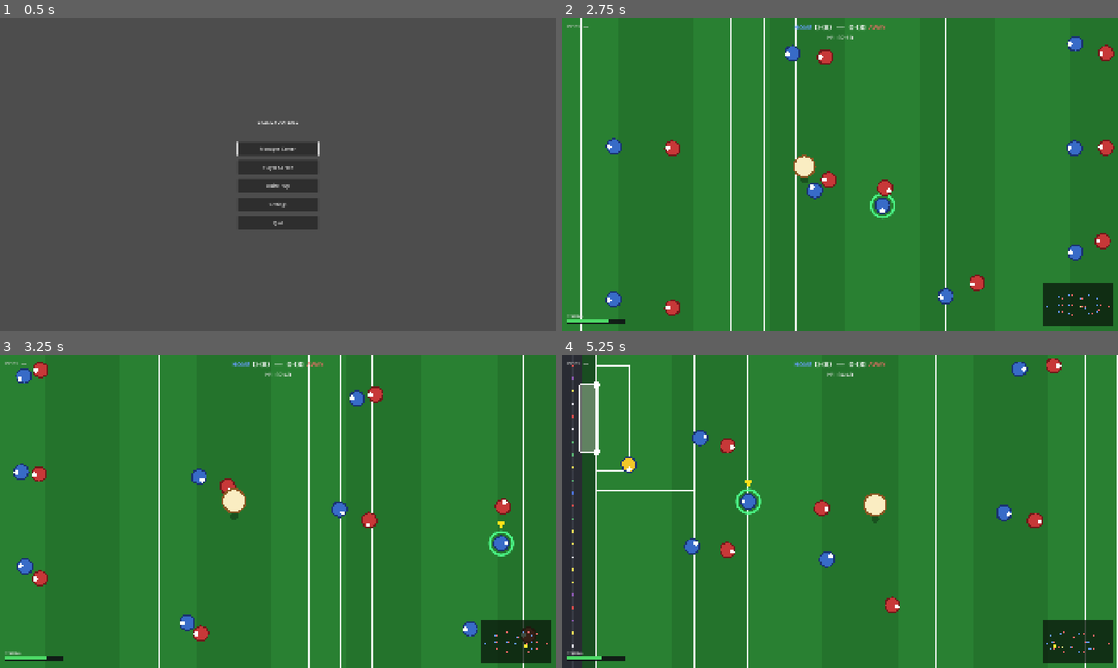
Above: before the commit, frames 1-4 (two rows, left to right).
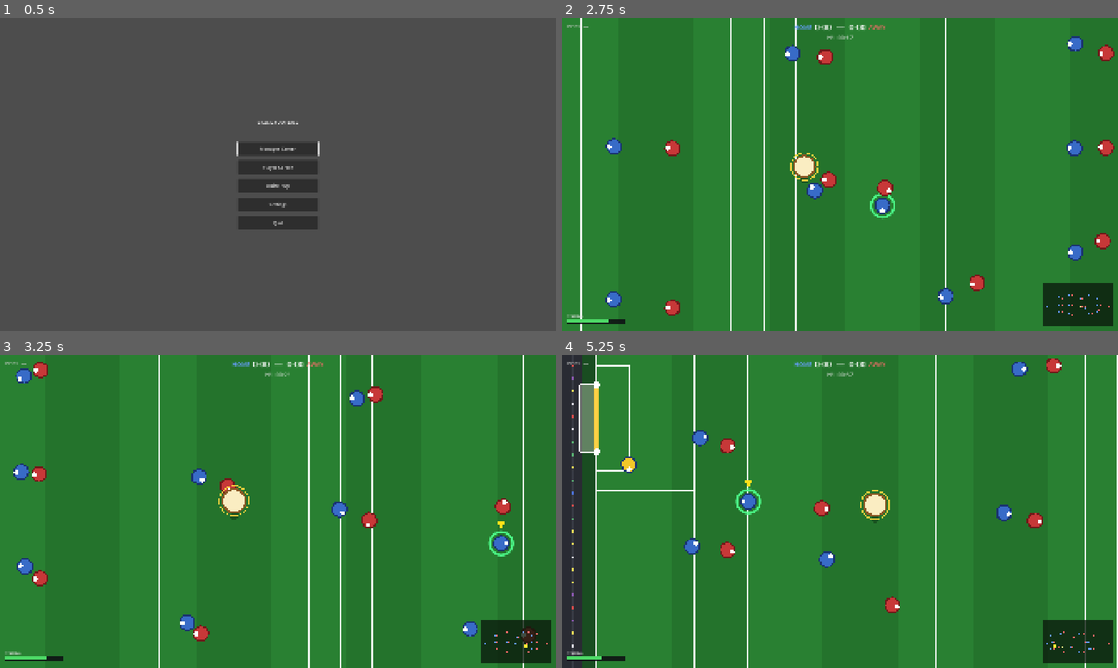
Above: after the commit, the same moments.

Repository: cathalging/gaelic-football
Game: Godot game, scene res://ui/main_menu/main_menu.tscn
Same seed, same stepped clock (60 frames per second), same inputs: the game is played once before the commit and once after it.
Inputs (mouse positions are in pixels of both pictures, inside the frame that each line leads up to):
- Up to frame 1 (0.5 s): no input
- Up to frame 2 (2.75 s): click "Quick Play" at 0.5 s; tap Enter at 1.25 s; move the mouse to (962, 158) at 1.27 s; press the mouse at (962, 158) at 1.28 s; hold D (move_right) 1.28-2.03 s; right-click (962, 158) at 1.55 s; move the mouse to (728, 190) at 2.02 s; release the mouse at (728, 190) at 2.03 s; hold S (move_down) from 2.03 s (still down); right-click (728, 190) at 2.1 s; click (728, 190) at 2.3 s
- Up to frame 3 (3.25 s): move the mouse to (333, 442) at 2.77 s; release S (move_down) at 2.78 s; hold D (move_right) from 2.78 s (still down); hold Right mouse button (shoot) from 2.78 s (still down); tap V (bounce) at 2.85 s; click (333, 442) at 2.92 s
- Up to frame 4 (5.25 s): move the mouse to (812, 574) at 3.52 s; release D (move_right) at 3.53 s; release Right mouse button (shoot) at 3.53 s; hold W (move_up) 3.53-4.28 s; tap E (jockey) at 3.6 s; click (812, 574) at 3.8 s; move the mouse to (1006, 558) at 4.27 s; press the mouse at (1006, 558) at 4.28 s; hold A (move_left) from 4.28 s (still down); right-click (1006, 558) at 4.55 s; move the mouse to (673, 464) at 5.02 s; release the mouse at (673, 464) at 5.03 s; right-click (673, 464) at 5.1 s

Frame 1 is identical in both runs. In frame 2, less than 0.1% of the frame differs, in the area x 41-53%, y 5-53%; in frame 3, less than 0.1%; in frame 4, 0.3%, in the area x 5-59%, y 5-53%.

Commit message:
Longer matches, swept height-based scoring, sweet-spot shooting
- Slow real:game clock ratio (CLOCK_SPEED 60->8) for multi-minute halves
- Rewrite scoring: sweep ball path across the goal line between frames with
  a small boundary margin; classify point vs goal by interpolated arc height
  at the crossing, not attempt intent; passes no longer score
- Sweet-spot power bar: faster fill, overcharge sprays the shot; HUD marker
- Faster carry step counter (STEP_DISTANCE 150->125)
- No set-piece/kickout countdown for a human taker; AI delays before kicking
- Crossbar drawn in warm colour; ball gains a ring when above crossbar height
- Document match feel/timing tunables in CLAUDE.md

Co-Authored-By: Claude Opus 4.8 <noreply@anthropic.com>

Diff:
--- a/scenes/match/ai_player.gd
+++ b/scenes/match/ai_player.gd
@@ -25,7 +25,7 @@
 const PICK_RADIUS   := 42.0
 const PLAYER_RADIUS := 14.0
 const MAX_STEPS     := 4.0
-const STEP_DISTANCE := 150.0
+const STEP_DISTANCE := 125.0   # px of carry per "step" — lower = counter fills faster
 
 # Solo dip — a solo (toe-to-hand) is unlimited but momentarily checks your stride,
 # dropping you to a slow speed for a split second. A bounce/hop has no such cost
@@ -134,11 +134,15 @@
 # Human input timing
 const TAP_THRESHOLD    := 0.20  # seconds — tap vs hold for pass and shoot
 const SHOOT_DOUBLE_TAP := 0.28  # window to register a 2nd shoot tap (goal attempt)
-const SHOOT_MAX_HOLD   := 1.2   # hold time that maps to full power
+const SHOOT_MAX_HOLD   := 0.8   # hold time that maps to full power — short, so the bar fills fast
 
 # Shooting skill (Group B). A shot drifts more the harder it is — long range and
 # tight marking spray it wide — so picking the right moment to shoot is the skill.
 const MAX_SHOT_SPREAD  := 0.13   # radians of aim error on the hardest shot
+# Overcharge — holding the shot bar to the very top sprays it. There's a sweet spot
+# just below full power, so you can't mash to max every time; release a touch early.
+const OVERCHARGE_KNEE   := 0.82  # power above which accuracy starts to fall away
+const OVERCHARGE_SPREAD := 0.12  # extra radians of aim error at full (overcharged) power
 const FIST_RANGE       := 150.0  # within this, a hand pass at goal is a fisted finish
 const FIRST_TIME_RANGE := 62.0   # strike a loose / incoming ball first-time within this
 
@@ -748,19 +752,21 @@
 func _shoot_ball(dir: Vector2, power: float, is_goal: bool) -> void:
 	ball.shooter         = self
 	ball.last_touch_team = team
-	var spread := _shot_spread()
+	var spread := _shot_spread(power)
 	var aimed := dir.rotated(_shot_rng.randf_range(-spread, spread))
 	ball.release_kick(aimed.normalized(), power, is_goal)
 
 
 ## Aim error (radians) for the current shot: farther from goal and tighter marking
-## both spray it wider, so a good shot is a well-chosen one.
-func _shot_spread() -> float:
+## both spray it wider, so a good shot is a well-chosen one. Overcharging the power
+## bar (releasing right at the top) adds spread on top, so there's a sweet spot.
+func _shot_spread(power: float) -> float:
 	var dist := global_position.distance_to(_goal_centre)
 	var range_factor := clampf(dist / POINT_RANGE, 0.0, 1.0)
 	var pressure := 1.0 - clampf(_nearest_enemy_distance() / PRESSURE_RADIUS, 0.0, 1.0)
 	var difficulty := clampf(range_factor * 0.7 + pressure * 0.5, 0.0, 1.0)
-	return difficulty * MAX_SHOT_SPREAD
+	var overcharge := clampf((power - OVERCHARGE_KNEE) / (1.0 - OVERCHARGE_KNEE), 0.0, 1.0)
+	return difficulty * MAX_SHOT_SPREAD + overcharge * OVERCHARGE_SPREAD
 
 
 ## The opposing goalkeeper, if any — used to place goal shots away from them.
--- a/scenes/match/ball.gd
+++ b/scenes/match/ball.gd
@@ -34,6 +34,12 @@
 var vertical_speed  := 0.0
 const GRAVITY       := 560.0  # px / s² (gentler = longer hang time so shots carry over the line)
 
+## Arc height (px) of the crossbar. A shot crossing the goal line ABOVE this is a
+## point (over the bar); AT or BELOW it is a goal (driven in under the bar).
+## match_scene reads this to score, and _draw rings the ball once it clears this
+## height so "over the bar" reads at a glance.
+const CROSSBAR_HEIGHT := 30.0
+
 ## Steady lateral push (px/s²) applied to a ball in flight, set once per match by
 ## match_scene. Long kicks drift with it; short hand passes barely feel it.
 var wind := Vector2.ZERO
@@ -42,6 +48,7 @@
 const RADIUS  := 11.0
 const C_SEAM  := Color(0.55, 0.34, 0.14)
 const C_INNER := Color(0.98, 0.93, 0.76)
+const C_OVER_BAR := Color(1.0, 0.85, 0.25, 0.9)  # halo when the ball is over crossbar height
 
 
 func _physics_process(delta: float) -> void:
@@ -103,6 +110,7 @@
 	height       = 6.0
 	vertical_speed = 40.0   # tiny loft so it reads as airborne
 	is_goal_attempt = false
+	shooter      = null     # a pass is not a shot — it can't register a score
 
 
 ## Kicked pass — flatter than a shot, but with far more range than a hand pass: a
@@ -111,6 +119,7 @@
 	carrier        = null
 	ball_state     = State.FLYING
 	is_goal_attempt = false
+	shooter        = null   # a pass is not a shot — it can't register a score
 	velocity       = direction * lerpf(440.0, 900.0, power)
 	vertical_speed = lerpf(120.0, 200.0, power)
 	height         = 5.0
@@ -149,3 +158,8 @@
 	var c := Vector2(0.0, lift)
 	draw_circle(c, RADIUS * scale,         C_SEAM)
 	draw_circle(c, (RADIUS - 1.8) * scale, C_INNER)
+
+	# Over the crossbar — ring the ball so "this is a point, sailing over the bar"
+	# reads instantly (and a driven goal attempt staying under the bar does not).
+	if height > CROSSBAR_HEIGHT:
+		draw_arc(c, RADIUS * scale + 4.0, 0.0, TAU, 24, C_OVER_BAR, 2.0)
--- a/scenes/match/hud.gd
+++ b/scenes/match/hud.gd
@@ -46,6 +46,7 @@
 func _ready() -> void:
 	_power_bar.visible   = false
 	_event_label.visible = false
+	_setup_power_marker()
 	update_score(0, 0, 0, 0)
 	_setup_clock_label()
 	_setup_status_label()
@@ -171,6 +172,23 @@
 func set_clock(text: String) -> void:
 	if _clock_label:
 		_clock_label.text = text
+
+
+## Mark the shot sweet spot on the power bar: release at or just before this line
+## for the most accurate shot; holding past it (overcharging) sprays it. Kept in
+## sync with the shot model via AIPlayer.OVERCHARGE_KNEE so there's one source.
+func _setup_power_marker() -> void:
+	var marker := ColorRect.new()
+	marker.color         = Color(0.20, 0.95, 0.45, 0.95)
+	marker.layout_mode   = 1   # LAYOUT_MODE_ANCHORS
+	marker.anchor_left   = AIPlayer.OVERCHARGE_KNEE
+	marker.anchor_right  = AIPlayer.OVERCHARGE_KNEE
+	marker.anchor_top    = 0.0
+	marker.anchor_bottom = 1.0
+	marker.offset_left   = -2.0
+	marker.offset_right  =  2.0
+	marker.mouse_filter  = Control.MOUSE_FILTER_IGNORE
+	_power_bar.add_child(marker)
 
 
 ## Show the power bar filled 0..1. Called every frame while a button is held.
--- a/scenes/match/match_scene.gd
+++ b/scenes/match/match_scene.gd
@@ -11,6 +11,7 @@
 const HALF_LENGTH   := 900.0     # must match pitch.gd
 const HALF_WIDTH    := 560.0     # must match pitch.gd
 const GOAL_HW       := 58.0      # must match pitch.gd (widened so low shots can score)
+const SCORE_MARGIN  := 8.0       # px of leeway outside the posts that still counts a score
 const HALF_DURATION := 30.0 * 60.0  # 30 game-minutes in game-seconds
 
 # ── Referee geometry (px from the relevant goal/end line; ~13 px/m) ─────────────
@@ -21,7 +22,10 @@
 const FORTY_FIVE_X   := 315.0    # |x| of the 45 m line (900 − 585; see pitch.gd)
 const PENALTY_DIST   := 143.0    # penalty spot, 11 m out from goal
 const SET_PIECE_RETREAT := 170.0 # opposition must stand 13 m back from the ball
-const SET_PIECE_COUNTDOWN := 3.0 # ball placed, then a 3-second countdown before play resumes
+# A player taking a set piece / kickout has no countdown — they take it in their
+# own time. An AI taker instead waits this long before kicking, so the human gets
+# a beat to read the restart and react rather than being caught by an instant kick.
+const AI_SET_PIECE_DELAY := 1.5  # seconds an AI taker waits before kicking
 
 # ── Play / set-piece state ──────────────────────────────────────────────────────
 # LIVE      — open play.
@@ -115,8 +119,9 @@
 var _contest_defender: AIPlayer = null
 var _contest_victim:   AIPlayer = null
 
-## 1.0 = real-time 30-minute halves.  60.0 = 1 real-second per game-minute (testing).
-const CLOCK_SPEED   := 60.0
+## Game-minutes elapsed per real second. 1.0 = real-time 30-minute halves;
+## higher = faster. 8.0 → ~3m45s real per half (~7.5-minute match plus breaks).
+const CLOCK_SPEED   := 8.0
 
 var _home_goals  := 0
 var _home_points := 0
@@ -691,6 +696,11 @@
 
 var _save_rolled := false   # at most one save attempt per shot
 
+# Previous-frame ball state, for a swept goal-line test so a score is registered
+# even on the frame a fast (or just-landing) shot crosses the line.
+var _prev_ball_pos    := Vector2.ZERO
+var _prev_ball_height := 0.0
+
 func _check_keeper_save() -> void:
 	if _ball.ball_state != Ball.State.FLYING or not _ball.is_goal_attempt:
 		_save_rolled = false
@@ -728,29 +738,57 @@
 
 # ── Scoring ────────────────────────────────────────────────────────────────────
 
+## Register a score by sweeping the ball's path against each goal line. Using the
+## crossing point (not the post-line position) keeps points that drift on the wind
+## or land right at the line from being lost. Over the crossbar = point; driven in
+## under it = goal. Only a struck shot can score — a pass that drifts over cannot.
 func _check_scoring() -> void:
-	if _ball.ball_state != Ball.State.FLYING:
-		return
-	var bx := _ball.global_position.x
-	var by := _ball.global_position.y
-	if abs(by) >= GOAL_HW:
-		return  # outside posts
-	if bx < -HALF_LENGTH:
-		# Away (team 1) attacks the left goal.
-		if _square_ball(1):
-			_award_square_ball(0)
-		else:
-			_score_for_away()
-	elif bx > HALF_LENGTH:
-		# Home (team 0) attacks the right goal.
-		if _square_ball(0):
-			_award_square_ball(1)
-		else:
-			_score_for_home()
-
-
-func _score_for_home() -> void:
-	if _ball.is_goal_attempt:
+	var cur := _ball.global_position
+	var prev := _prev_ball_pos
+	var prev_h := _prev_ball_height
+	_prev_ball_pos    = cur
+	_prev_ball_height = _ball.height
+
+	if _ball.shooter == null:
+		return   # not a shot — passes and clearances can't score
+	# A ball merely rolling on the ground can't score; allow it while airborne or on
+	# the very frame it touches down at the line (prev frame still had height).
+	if _ball.ball_state != Ball.State.FLYING and prev_h <= 0.0:
+		return
+
+	# Which goal line, if any, did the path cross this frame?
+	var goal_sign := 0.0
+	if prev.x < HALF_LENGTH and cur.x >= HALF_LENGTH:
+		goal_sign = 1.0
+	elif prev.x > -HALF_LENGTH and cur.x <= -HALF_LENGTH:
+		goal_sign = -1.0
+	else:
+		return
+
+	var line_x := goal_sign * HALF_LENGTH
+	var denom := cur.x - prev.x
+	var t := clampf((line_x - prev.x) / denom, 0.0, 1.0) if absf(denom) > 0.001 else 1.0
+	var cross_y := lerpf(prev.y, cur.y, t)
+	if absf(cross_y) > GOAL_HW + SCORE_MARGIN:
+		return   # wide — _check_out_of_bounds will award the kickout / 45
+
+	var attacking := 0 if goal_sign > 0.0 else 1
+	var defending := _other_team(attacking)
+	# Over the bar (or a lofted point) = point; driven in under the bar = goal.
+	var cross_h := lerpf(prev_h, _ball.height, t)
+	var is_goal := cross_h <= Ball.CROSSBAR_HEIGHT
+	# Square ball only disallows a goal (an attacker fouling the small square).
+	if is_goal and _square_ball(attacking):
+		_award_square_ball(defending)
+		return
+	if attacking == 0:
+		_score_for_home(is_goal)
+	else:
+		_score_for_away(is_goal)
+
+
+func _score_for_home(is_goal: bool) -> void:
+	if is_goal:
 		_home_goals += 1
 		_credit_scorer(_ball.shooter, true)
 		_hud.update_score(_home_goals, _home_points, _away_goals, _away_points)
@@ -766,8 +804,8 @@
 		_award_kickout(1)
 
 
-func _score_for_away() -> void:
-	if _ball.is_goal_attempt:
+func _score_for_away(is_goal: bool) -> void:
+	if is_goal:
 		_away_goals += 1
 		_credit_scorer(_ball.shooter, true)
 		_hud.update_score(_home_goals, _home_points, _away_goals, _away_points)
@@ -861,6 +899,8 @@
 	_ball.vertical_speed  = 0.0
 	_ball.last_touch_team = -1
 	_ball.shooter         = null
+	_prev_ball_pos        = Vector2.ZERO
+	_prev_ball_height     = 0.0
 
 
 # ── Match clock ────────────────────────────────────────────────────────────────
@@ -1042,10 +1082,11 @@
 # ── Set-piece framework ─────────────────────────────────────────────────────--
 
 ## Stop play, place the ball with `taker`, freeze everyone, and force the
-## opposition to stand back. A SET_PIECE_COUNTDOWN runs before anyone may act;
-## once it ends play is armed and the taker holds the ball until they kick it:
-##  • human's team → hand control to the taker (they can aim & kick but not move);
-##  • opposition   → an AI takes the kick the moment the countdown ends.
+## opposition to stand back. The taker then holds the ball until they kick it:
+##  • human's team → control is handed over and the kick is armed immediately, so
+##    there is no enforced wait — aim & kick in your own time;
+##  • opposition   → the AI waits AI_SET_PIECE_DELAY (so you get a beat to react),
+##    then takes the kick.
 ## Play resumes (everyone unfreezes) the moment the taker releases the ball.
 func _award_set_piece(label: String, spot: Vector2, taker: AIPlayer) -> void:
 	if _contest_active:
@@ -1055,7 +1096,8 @@
 	_kickout_pending = false
 	_play_state   = Play.SET_PIECE
 	_sp_timer     = 0.0
-	_sp_countdown = SET_PIECE_COUNTDOWN
+	# No countdown for a human taker; the AI waits a beat before kicking.
+	_sp_countdown = 0.0 if taker.team == 0 else AI_SET_PIECE_DELAY
 	_sp_taker     = taker
 	_sp_label     = label
 
@@ -1080,8 +1122,12 @@
 	_separate_from_taker(taker)
 
 	if taker.team == 0:
+		# Player's own restart — hand them control and arm it immediately so there
+		# is no enforced wait before they can aim and kick.
 		_set_set_piece_controller(taker)
-	_hud.set_status("%s — %d" % [label, int(SET_PIECE_COUNTDOWN)])
+		_arm_set_piece()
+	else:
+		_hud.set_status("%s — %d" % [label, int(ceil(AI_SET_PIECE_DELAY))])
 	_hud.hide_power()
 
 
@@ -1193,6 +1239,10 @@
 	taker._tackle_immunity = AIPlayer.TACKLE_IMMUNITY
 	_ball.global_position  = spot
 	_ball.pick_up(taker)
+	# Re-anchor the swept-score tracker on the placed ball so the restart can't read
+	# as a goal-line crossing.
+	_prev_ball_pos    = spot
+	_prev_ball_height = 0.0
 
 
 # ── Referee geometry helpers ────────────────────────────────────────────────--
--- a/scenes/match/pitch.gd
+++ b/scenes/match/pitch.gd
@@ -31,6 +31,7 @@
 const C_LINE     := Color(1.0, 1.0, 1.0, 0.92)
 const C_NET      := Color(0.9, 0.9, 0.85, 0.35)
 const C_POST     := Color(1.0, 1.0, 1.0)
+const C_CROSSBAR := Color(1.0, 0.82, 0.25, 0.95)  # warm bar — matches the ball's over-bar ring
 
 
 func _draw() -> void:
@@ -115,8 +116,9 @@
 	draw_line(back_top, back_bot, C_LINE, LINE_W)
 	draw_line(back_bot, bot,      C_LINE, LINE_W)
 
-	# Crossbar (goal mouth, slightly thicker)
-	draw_line(top, bot, C_LINE, LINE_W * 2.0)
+	# Crossbar (goal mouth) — drawn in a warm colour that matches the ball's over-bar
+	# ring, so "ball over the bar between these posts = point" reads at a glance.
+	draw_line(top, bot, C_CROSSBAR, LINE_W * 2.5)
 
 	# Posts — drawn last so they sit on top of all lines
 	draw_circle(top, POST_R, C_POST)
Not shown, changed: CLAUDE.md
